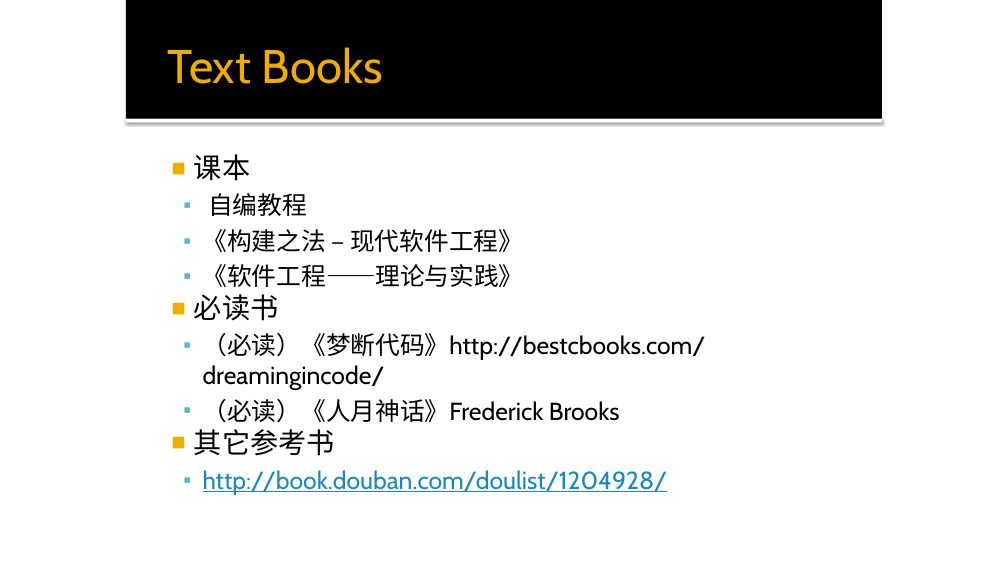
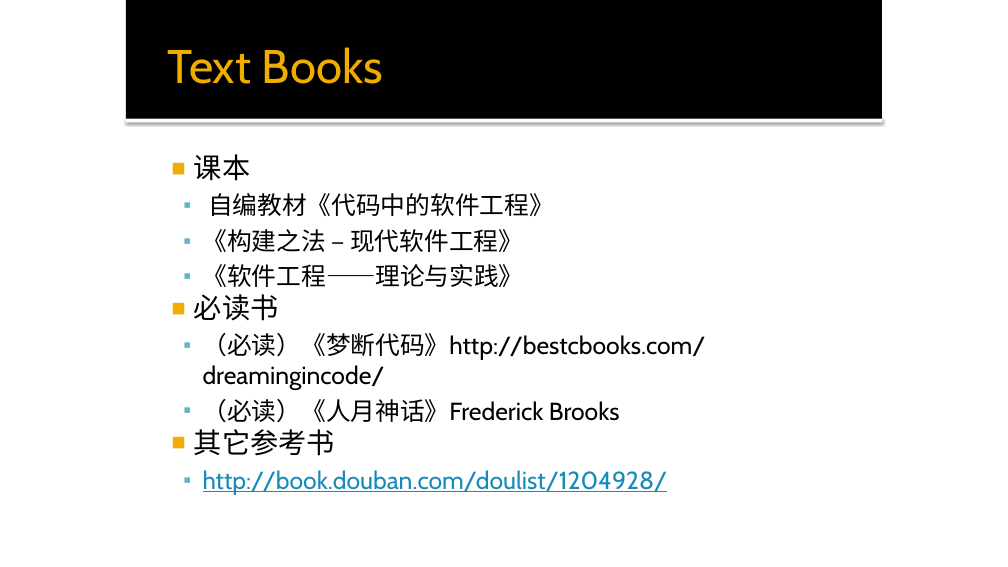
Before and after one commit to mengning/se, a slide deck: slide 19 of ppt/软件工程-码农的自我修养.pptx. Drawn at 1008x567 pixels with LibreOffice and Linux fonts; fonts in the diff are those of the drawing. Boxes give left, top, right and bottom in pixels: in the first picture for what was removed or moved away, otherwise in the second. Text is boxed around its words. In the diff, an @@ line names an element or a change of style, - is before the commit and + after.

Commit message:
update intro

```diff
--- a/ppt/软件工程-码农的自我修养.pptx
+++ b/ppt/软件工程-码农的自我修养.pptx
@@ text at box(208, 193, 554, 216): text changed @@
-  ▪ 自编教程
+  ▪ 自编教材《代码中的软件工程》
```
